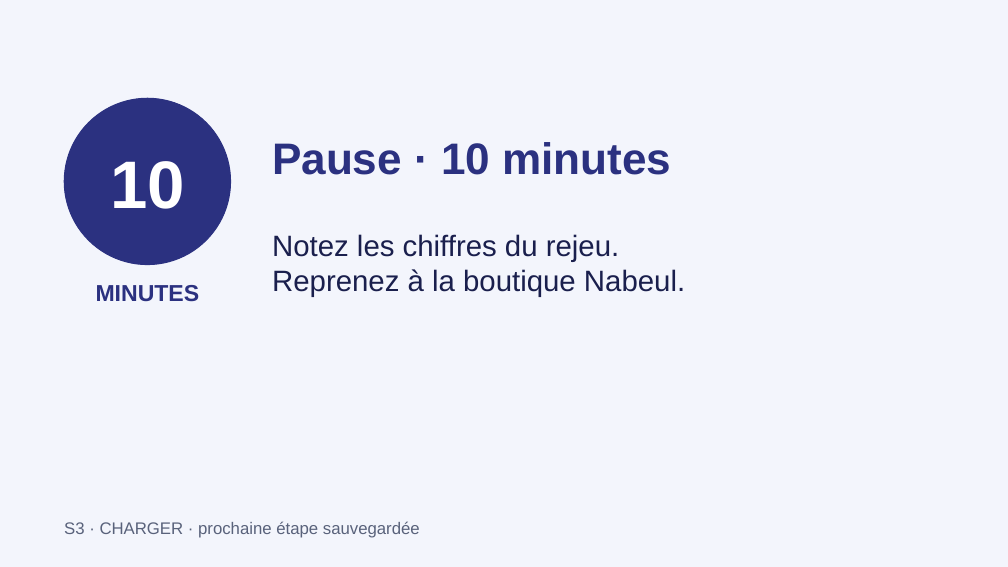
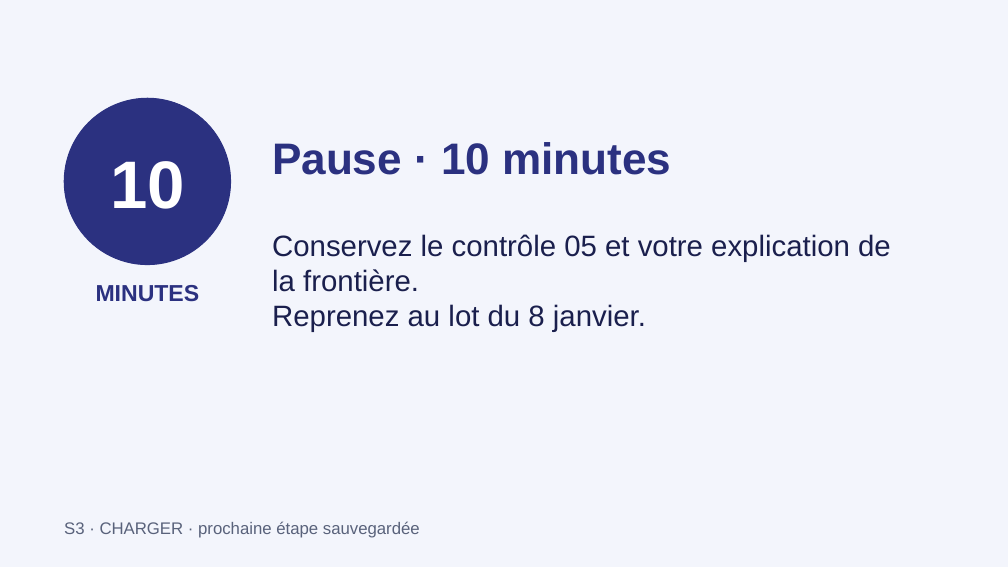
Before and after one commit to jodouma/leaders-bi-ia-etl-28h, a slide deck: slide 51 of presentation/Atlas_CODEX_BI_15h.pptx (slide 50 before the commit). Drawn at 1008x567 pixels with LibreOffice and Linux fonts; fonts in the diff are those of the drawing. Boxes give left, top, right and bottom in pixels: in the first picture for what was removed or moved away, otherwise in the second. Text is boxed around its words. In the diff, an @@ line names an element or a change of style, - is before the commit and + after.

```diff
--- a/presentation/Atlas_CODEX_BI_15h.pptx
+++ b/presentation/Atlas_CODEX_BI_15h.pptx
@@ text at (272, 234, 891, 332): text changed @@
-Notez les chiffres du rejeu.
-Reprenez à la boutique Nabeul.
+Conservez le contrôle 05 et votre explication de la frontière.
+Reprenez au lot du 8 janvier.
```
Also in this commit, not shown: 43 other slides changed, 2 slides added, 5 other files.
